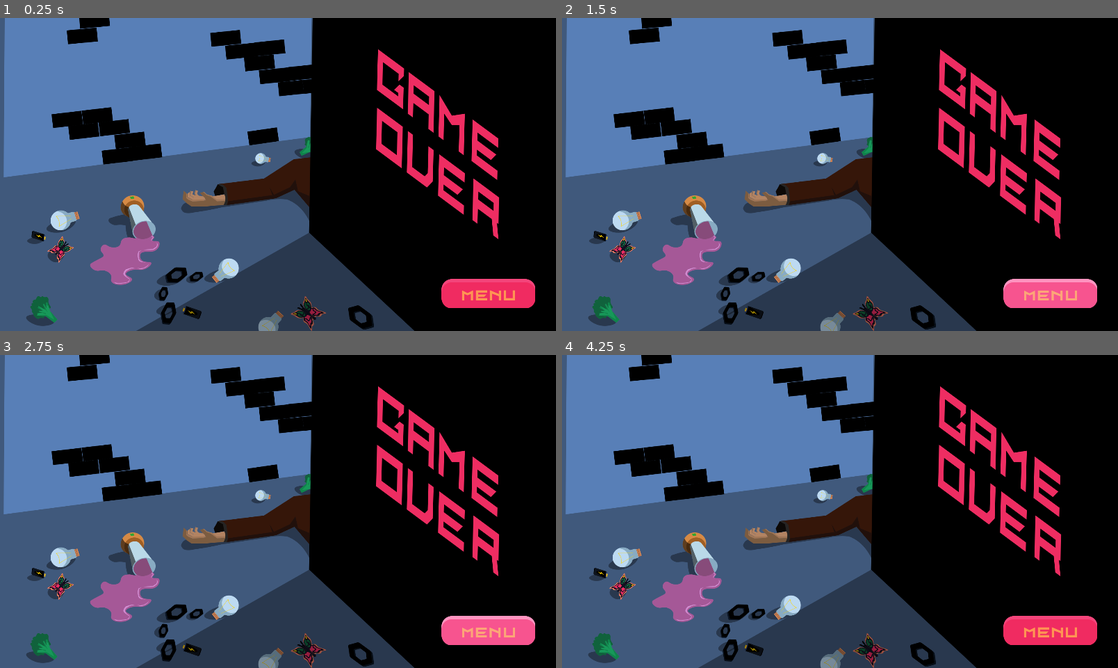
Above: before the commit, frames 1-4 (two rows, left to right).
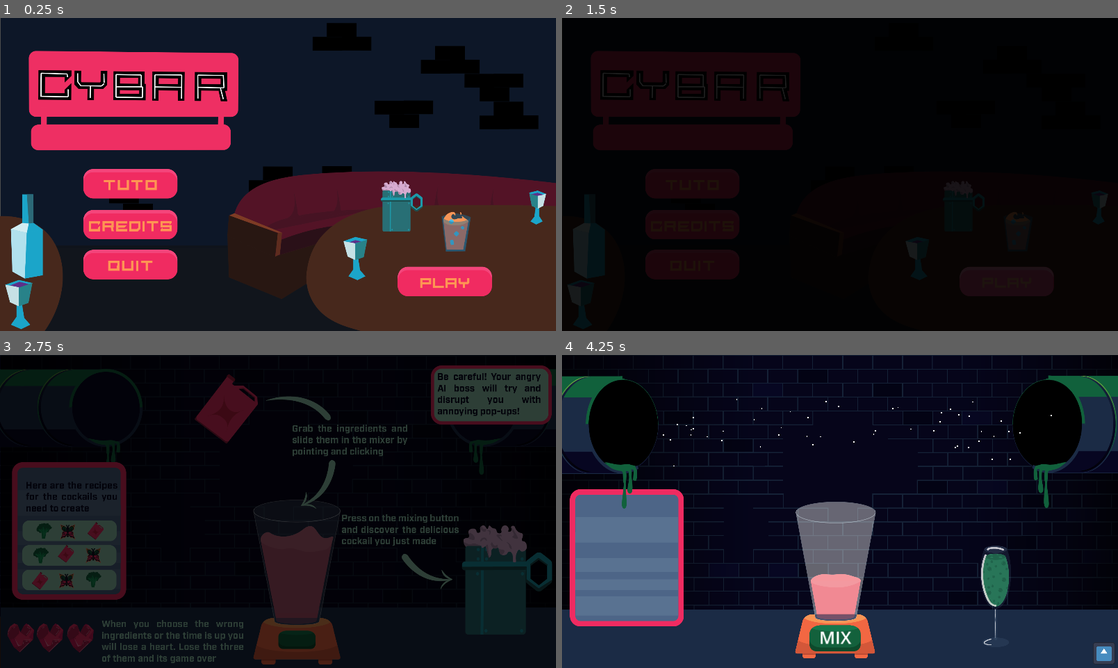
Above: after the commit, the same moments.

Repository: Daxidz/orbital-5-cyberpunk
Game: Godot game, scene res://src/scene_manager.tscn
Two runs of this game, one before a commit and one after it. Both use one fixed random seed, a clock stepped at 60 frames per second and the inputs below. This scene is started directly instead of the project's main scene. The engine's default icon, where the game draws it, is replaced by a stand-in: a white triangle on a blue panel in a dark square.
Inputs (mouse positions are in pixels of both pictures, inside the frame that each line leads up to):
- Up to frame 1 (0.25 s): no input
- Up to frame 2 (1.5 s): click (1051, 293) at 0.52 s; click (1006, 280) at 1.25 s
- Up to frame 3 (2.75 s): click (444, 617) at 2 s
- Up to frame 4 (4.25 s): click (689, 520) at 2.75 s; click (689, 520) at 3.5 s

The runs differ from the first frame. In frame 1, 96% of the frame differs, in the area x 0-100%, y 0-100%; in frame 2, 61%; in frame 3, 68%; in frame 4, 77%.

Commit message:
full loop OKgit add -Agit add -A

Diff:
--- a/src/main.gd
+++ b/src/main.gd
@@ -15,6 +15,7 @@
 func _ready():
 	$Mixer.connect("mixed", _on_mixed)
 	$TapisIngredients.ingredient_spawned.connect(_on_ingredient_spawned)
+	$ScoreManager.game_over.connect(_on_death)
 
 func _input(event):
 
@@ -70,4 +71,6 @@
 signal game_over
 
 func _on_death():
+
+	print(" GAME OVER")
 	emit_signal("game_over")
--- a/src/scene_manager.gd
+++ b/src/scene_manager.gd
@@ -40,25 +40,39 @@
 func _on_quit_pressed():
 	emit_signal("quit_clicked")
 
+var main_scene_tmp
 
 func _on_animation_player_animation_finished(anim_name):
 
 	if (anim_name == "fade_in"):
 		if state == 1:
 			$Menu.show_tuto(false)
-			var main = main_scene.instantiate()
-			main.game_over.connect(_on_Game_over)
-			add_child(main)
+			main_scene_tmp = main_scene.instantiate()
+			main_scene_tmp.game_over.connect(_on_Game_over)
+			add_child(main_scene_tmp)
 			$AnimationPlayer.play("fade_out")
 			state = 2
 		elif state == 0:
 			$Menu.show_tuto(true)
 			$AnimationPlayer.play("fade_out")
-#		elif state == 2:
+			state = 1
+		elif state == 2:
+			main_scene_tmp.queue_free()
+			$DeathScreen.visible = true
+			$AnimationPlayer.play("fade_out")
+			state = 3
+
+		elif state == 3:
+			$DeathScreen.visible = false
+			$AnimationPlayer.play("fade_out")
+			state = 0
 
 
-	if anim_name == "fade_out":
-		state += 1
 
 func _on_Game_over():
+	print("META GAME OVER")
 	$AnimationPlayer.play("fade_in")
+
+
+func _on_return_menu_button_pressed():
+	$AnimationPlayer.play("fade_in")
--- a/src/scene_manager.tscn
+++ b/src/scene_manager.tscn
@@ -74,8 +74,10 @@
 
 [node name="ColorRect" type="ColorRect" parent="."]
 visible = false
+z_index = 200
 offset_right = 1922.0
 offset_bottom = 1085.0
+mouse_filter = 2
 color = Color(0, 0, 0, 1)
 
 [node name="AnimationPlayer" type="AnimationPlayer" parent="."]
@@ -84,6 +86,7 @@
 }
 
 [node name="DeathScreen" type="Node2D" parent="."]
+visible = false
 
 [node name="Sprite2D" type="Sprite2D" parent="DeathScreen"]
 position = Vector2(1, -22)
@@ -91,7 +94,7 @@
 texture = ExtResource("3_dy8yw")
 centered = false
 
-[node name="TextureButton" type="TextureButton" parent="DeathScreen"]
+[node name="ReturnMenuButton" type="TextureButton" parent="DeathScreen"]
 offset_left = 1525.0
 offset_top = 901.0
 offset_right = 1849.0
@@ -101,3 +104,4 @@
 texture_hover = ExtResource("6_dekn1")
 
 [connection signal="animation_finished" from="AnimationPlayer" to="." method="_on_animation_player_animation_finished"]
+[connection signal="pressed" from="DeathScreen/ReturnMenuButton" to="." method="_on_return_menu_button_pressed"]
--- a/src/score_manager.gd
+++ b/src/score_manager.gd
@@ -4,7 +4,7 @@
 signal recipe_timed_out
 signal game_over
 
-var lives: int = 3
+var lives: int = 1
 
 @onready var hearts: Array = [
 	$Heart3,
Not shown: 1 places in src/main.tscn that only renumber resources
